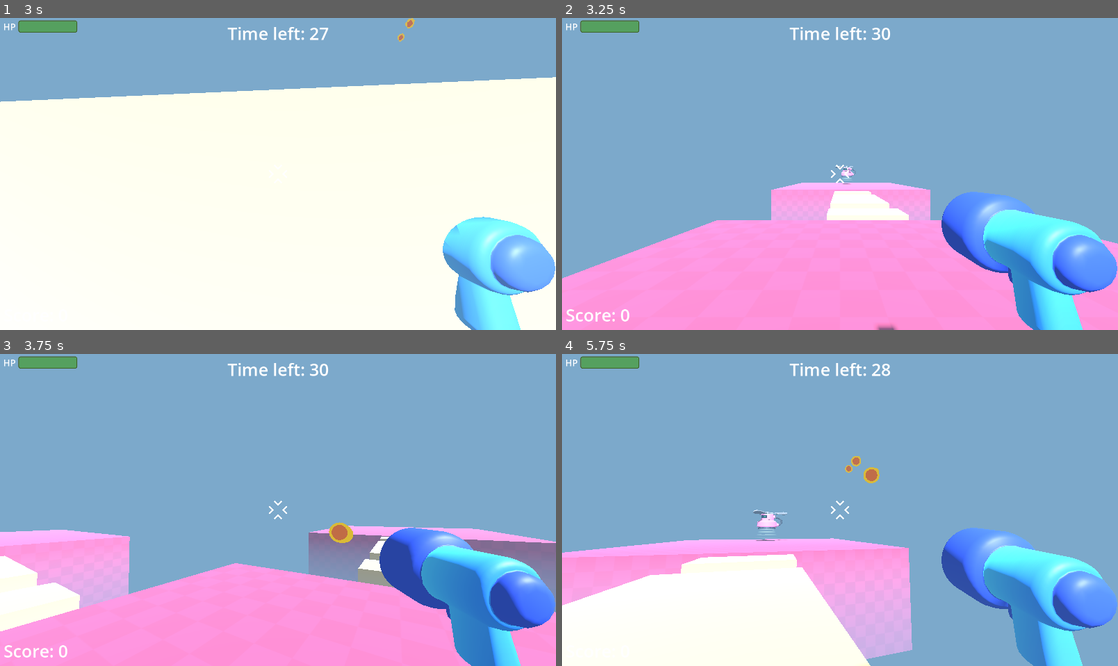
Above: before the commit, frames 1-4 (two rows, left to right).
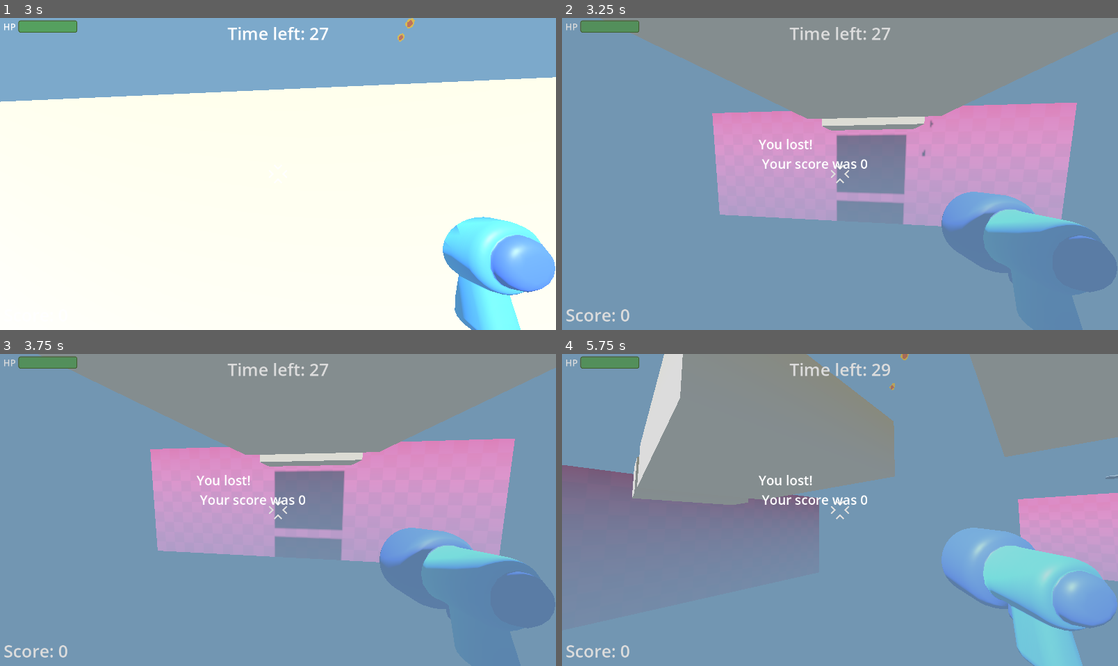
Above: after the commit, the same moments.

Repository: nesherson/survivor-arena-fps
Game: Godot game, scene res://scenes/game/game.tscn
Same seed, same stepped clock (60 frames per second), same inputs: the game is played once before the commit and once after it.
Inputs (mouse positions are in pixels of both pictures, inside the frame that each line leads up to):
- Up to frame 1 (3 s): tap Enter at 0.5 s; move the mouse to (305, 174) at 0.52 s; press the mouse at (305, 174) at 0.53 s; hold W (move_forward) from 0.53 s (still down); tap Space (jump) at 0.77, 1.52 s; move the mouse to (250, 174) at 1.27 s; release the mouse at (250, 174) at 1.28 s; click (250, 174) at 1.35 s; move the mouse to (289, 167) at 2.02 s; press the mouse at (289, 167) at 2.03 s; move the mouse to (272, 180) at 2.77 s; release the mouse at (272, 180) at 2.78 s; click (272, 180) at 2.85 s
- Up to frame 2 (3.25 s): keep holding W (move_forward); tap Space (jump) at 3.02 s
- Up to frame 3 (3.75 s): keep holding W (move_forward); move the mouse to (316, 513) at 3.52 s; press the mouse at (316, 513) at 3.53 s
- Up to frame 4 (5.75 s): keep holding W (move_forward); tap Space (jump) at 3.77, 4.52 s; tap R (reset_game) at 4.15 s; move the mouse to (795, 506) at 4.27 s; release the mouse at (795, 506) at 4.28 s; click (795, 506) at 4.35 s; move the mouse to (845, 510) at 5.02 s; press the mouse at (845, 510) at 5.03 s

Frame 1 is identical in both runs. In frame 2, 100% of the frame differs, in the area x 0-100%, y 0-100%; in frame 3, 98%; in frame 4, 100%.

Commit message:
Improve game over screen

Diff:
--- a/scenes/game/game.tscn
+++ b/scenes/game/game.tscn
@@ -95,7 +95,7 @@
 size_flags_horizontal = 4
 color = Color(0.288518, 0.288518, 0.288518, 0.196078)
 
-[node name="GameWonLabel" type="Label" parent="CanvasLayer"]
+[node name="GameOverLabel" type="Label" parent="CanvasLayer"]
 unique_name_in_owner = true
 visible = false
 anchors_preset = 8
@@ -109,7 +109,7 @@
 offset_bottom = -27.0
 grow_horizontal = 2
 grow_vertical = 2
-text = "Congratulations, you won!"
+text = "..."
 label_settings = SubResource("LabelSettings_bdhmt")
 
 [node name="KillPlane" type="Area3D" parent="."]
--- a/scripts/game/game.gd
+++ b/scripts/game/game.gd
@@ -6,13 +6,15 @@
 @onready var game_timeout_label: Label = %GameTimeoutLabel
 @onready var game_timeout_timer: Timer = %GameTimeoutTimer
 @onready var game_over_overlay: ColorRect = %GameOverOverlay
-@onready var game_won_label: Label = %GameWonLabel
+@onready var game_over_label: Label = %GameOverLabel
 @onready var player: CharacterBody3D = %Player
 
 signal game_over
 
 var score := 0
-var is_game_won := false
+var is_game_over := false
+
+enum GAME_OVER_STATE { WIN, LOSE }
 
 func increase_score():
 	score += 1
@@ -26,9 +28,10 @@
 
 	smoke_puff.global_position = mob_global_position
 
-func show_win_overlay(show: bool):
-	game_over_overlay.visible = show
-	game_won_label.visible = show
+func show_game_over_screen(text: String):
+	game_over_overlay.visible = true
+	game_over_label.visible = true
+	game_over_label.text = text
 
 func reset_game():
 	get_tree().reload_current_scene.call_deferred()
@@ -37,6 +40,19 @@
 func _ready() -> void:
 	game_timeout_label.text = "Time left: " + str(game_time_limit)
 
+func finish_game(game_over_state: GAME_OVER_STATE, game_over_text: String):
+	get_tree().paused = true
+	get_viewport().set_input_as_handled()
+	game_over.emit()
+	game_timeout_timer.stop()
+	is_game_over = true
+
+	if game_over_state == GAME_OVER_STATE.WIN:
+		show_game_over_screen(game_over_text)
+	else:
+		show_game_over_screen(game_over_text)
+
+
 func _on_mob_spawner_mob_spawned(mob: RigidBody3D) -> void:
 	mob.died.connect(func on_mob_death():
 		increase_score()
@@ -44,25 +60,20 @@
 		)
 
 func _on_kill_plane_body_entered(body: Node3D) -> void:
-	get_tree().reload_current_scene.call_deferred()
+	finish_game(GAME_OVER_STATE.LOSE, "You lost! \n Your score was " + str(score))
 
 func _on_game_timeout_timer_timeout() -> void:
 	if game_time_limit == 0:
-		get_tree().paused = true
-		get_viewport().set_input_as_handled()
-		is_game_won = true
-		game_over.emit()
+		finish_game(GAME_OVER_STATE.WIN, "Congratulations, you won! \n Your score was " + str(score))
 
-		game_timeout_timer.stop()
-		show_win_overlay(true)
 		return
 
 	game_time_limit -= 1
 	game_timeout_label.text = "Time left: " + str(game_time_limit)
 
 func _unhandled_input(event: InputEvent) -> void:
-	if event.is_action_pressed("reset_game") && is_game_won:
+	if event.is_action_pressed("reset_game") && is_game_over:
 		reset_game()
 
 func _on_player_died() -> void:
-	get_tree().reload_current_scene.call_deferred()
+	finish_game(GAME_OVER_STATE.LOSE, "You lost! \n Your score was " + str(score))
